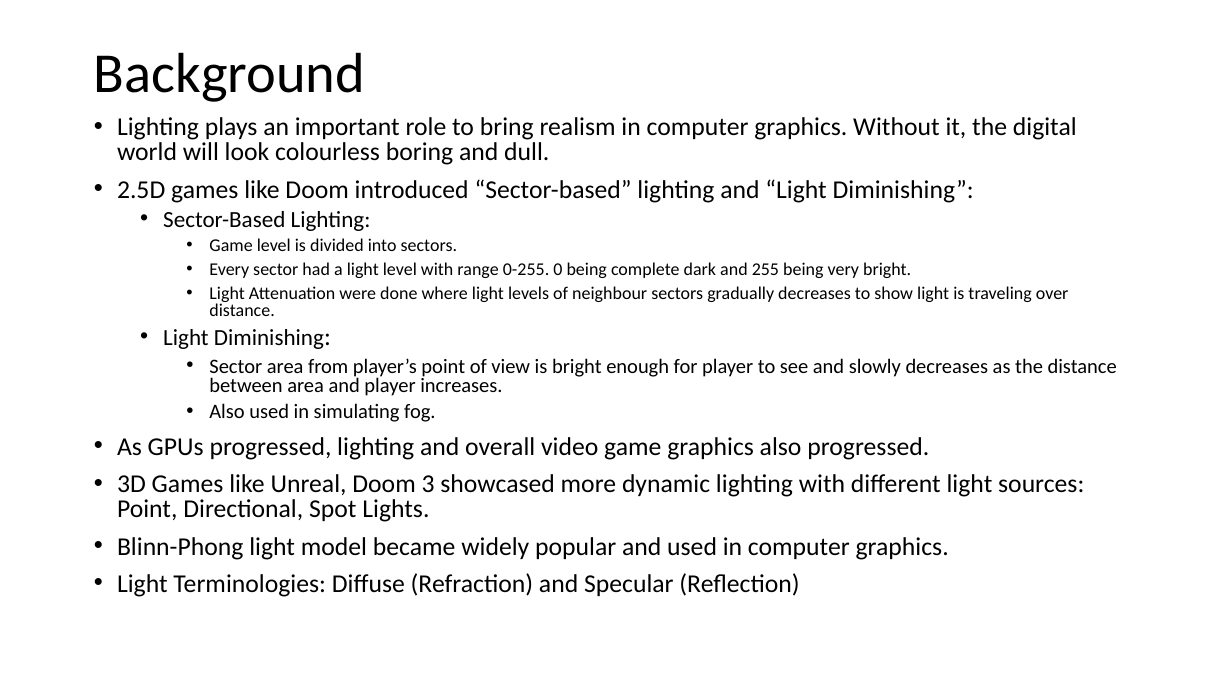
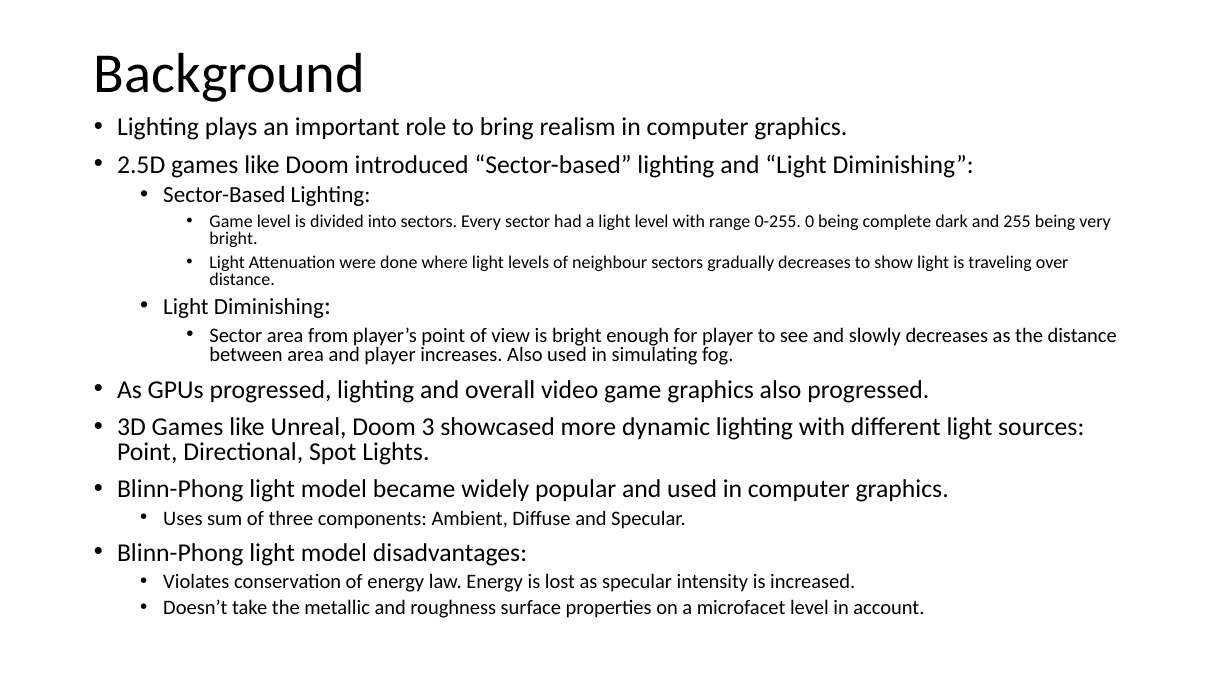
Before and after one commit to JaineshPathak/CSC8599, a slide deck: slide 2 of Docs/Advanced Graphics – Physically Based Rendering.pptx. Drawn at 1232x693 pixels with LibreOffice and Linux fonts; fonts in the diff are those of the drawing. Boxes give left, top, right and bottom in pixels: in the first picture for what was removed or moved away, otherwise in the second. Text is boxed around its words. In the diff, an @@ line names an element or a change of style, - is before the commit and + after.

Commit message:
Add - PPT Changes

```diff
--- a/Docs/Advanced Graphics – Physically Based Rendering.pptx
+++ b/Docs/Advanced Graphics – Physically Based Rendering.pptx
@@ text at box(117, 117, 847, 140): text changed @@
-• Lighting plays an important role to bring realism in computer graphics. Without it, the digital world will look colourless boring and dull.
+• Lighting plays an important role to bring realism in computer graphics.
@@ text at box(209, 214, 1110, 247): text changed @@
-    • Game level is divided into sectors.
-    • Every sector had a light level with range 0-255. 0 being complete dark and 255 being very bright.
+    • Game level is divided into sectors. Every sector had a light level with range 0-255. 0 being complete dark and 255 being very bright.
@@ text at box(209, 327, 1117, 365): text changed @@
-    • Sector area from player’s point of view is bright enough for player to see and slowly decreases as the distance between area and player increases.
-    • Also used in simulating fog.
+    • Sector area from player’s point of view is bright enough for player to see and slowly decreases as the distance between area and player increases. Also used in simulating fog.
@@ text at box(117, 510, 924, 618): text changed; size 20 to 16 pt @@
-• Light Terminologies: Diffuse (Refraction) and Specular (Reflection)
+  • Uses sum of three components: Ambient, Diffuse and Specular.
+• Blinn-Phong light model disadvantages:
+  • Violates conservation of energy law. Energy is lost as specular intensity is increased.
+  • Doesn’t take the metallic and roughness surface properties on a microfacet level in account.
```
Also in this commit, not shown: 1 other slide changed.
